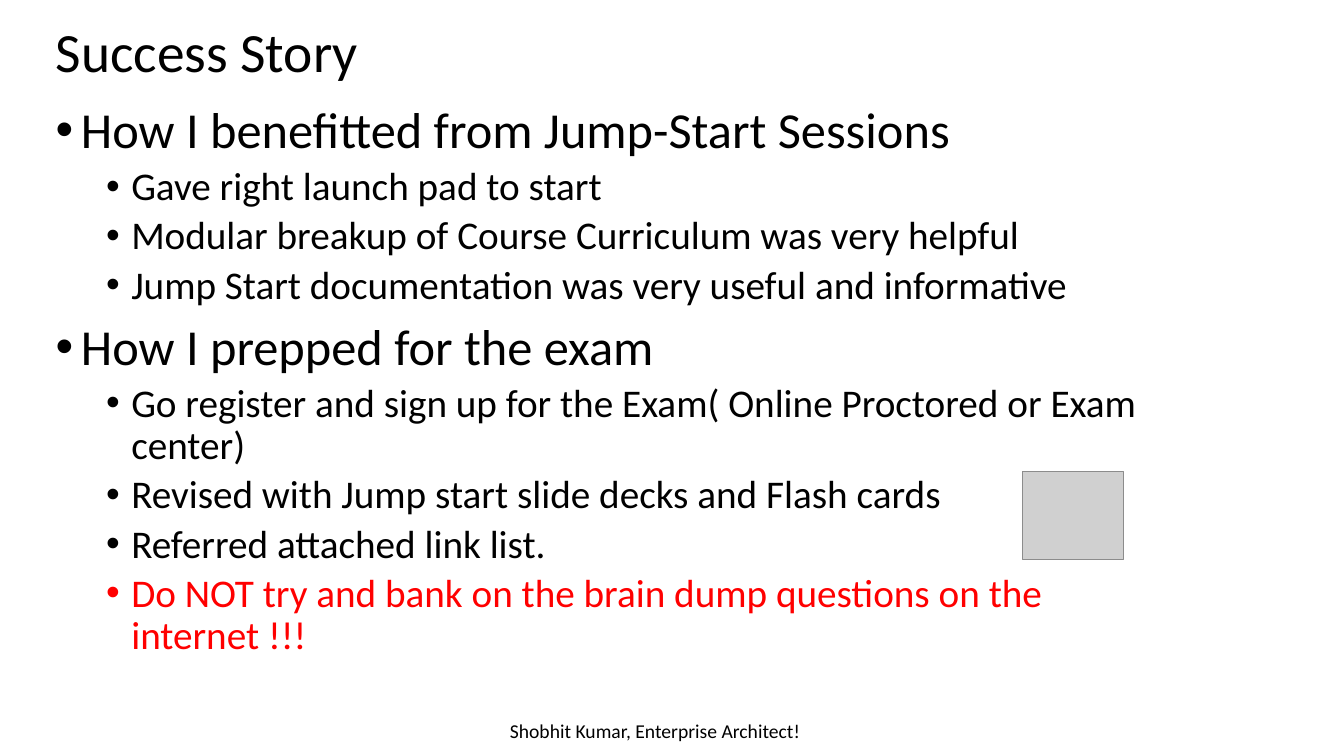
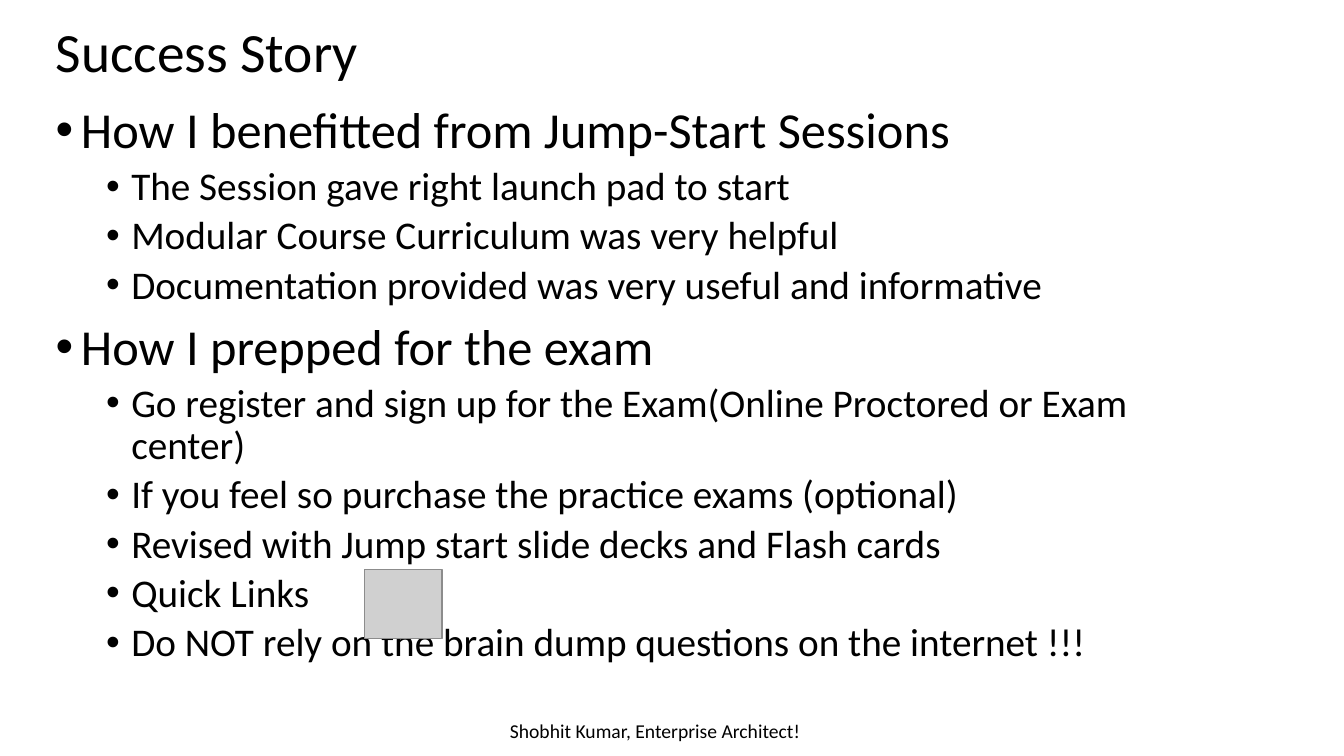
Before and after one commit to guruskill/70-534, a slide deck: slide 7 of Presentations/NYC Sept/70-534 Feedback and TIps Niraj Kumar V 0.1.pptx. Drawn at 1344x756 pixels with LibreOffice and Linux fonts; fonts in the diff are those of the drawing; grey boxes stand for pictures. Boxes give left, top, right and bottom in pixels: in the first picture for what was removed or moved away, otherwise in the second. Text is boxed around its words. In the diff, an @@ line names an element or a change of style, - is before the commit and + after.

```diff
--- a/Presentations/NYC Sept/70-534 Feedback and TIps Niraj Kumar V 0.1.pptx
+++ b/Presentations/NYC Sept/70-534 Feedback and TIps Niraj Kumar V 0.1.pptx
@@ text at [131, 172, 1042, 306]: text changed @@
-  • Gave right launch pad to start
-  • Modular breakup of Course Curriculum was very helpful
-  • Jump Start documentation was very useful and informative
+  • The Session gave right launch pad to start
+  • Modular Course Curriculum was very helpful
+  • Documentation provided was very useful and informative
@@ text at [131, 388, 1127, 515]: text changed @@
-  • Go register and sign up for the Exam( Online Proctored or Exam center)
+  • Go register and sign up for the Exam(Online Proctored or Exam center)
+  • If you feel so purchase the practice exams (optional)
@@ picture removed at [1023, 471, 1124, 560] @@
@@ text at [131, 579, 1038, 666]: text changed; text colour #FF0000 to #000000 @@
-  • Referred attached link list.
-  • Do NOT try and bank on the brain dump questions on the internet !!!
+  • Quick Links
+  • Do NOT rely on the brain dump questions on the internet !!!
@@ picture added at [364, 570, 442, 638] @@
```
Also in this commit, not shown: 1 other slide changed.
